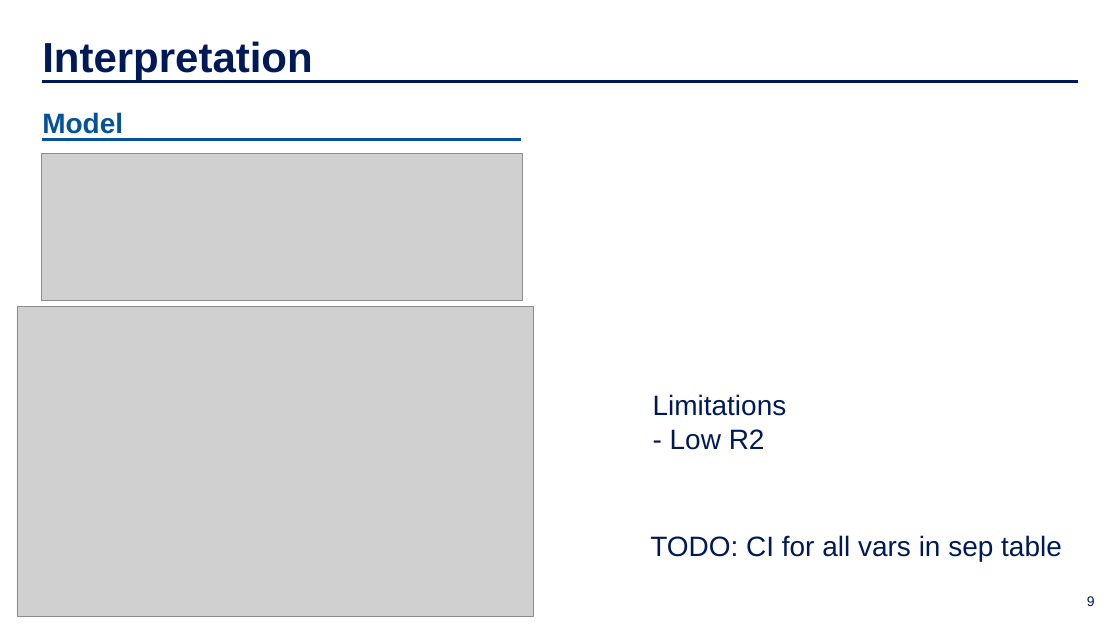
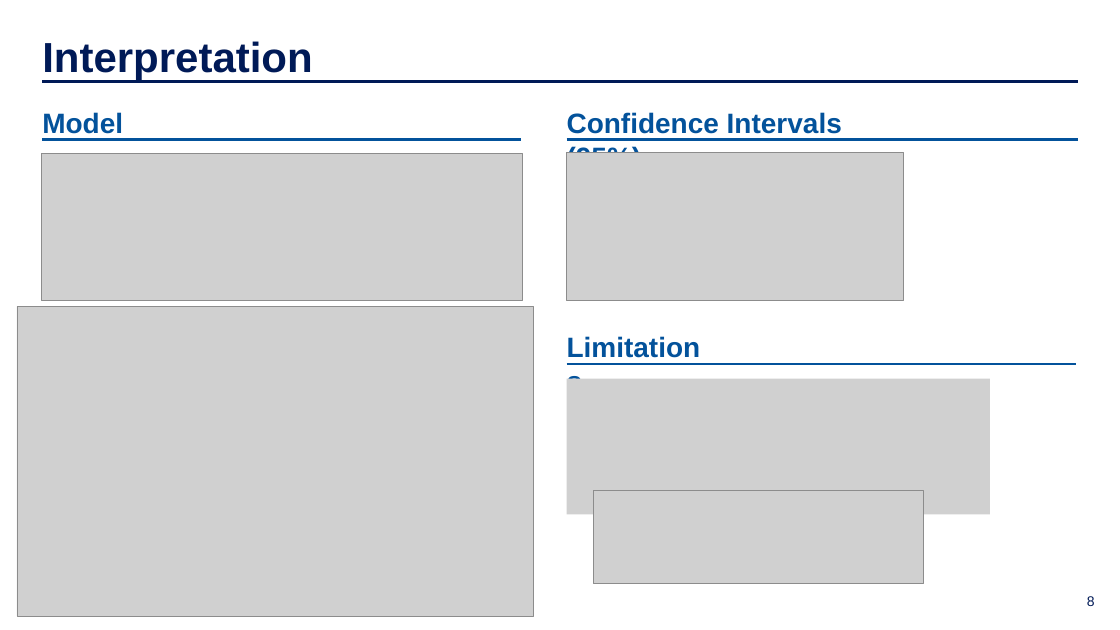
Before and after one commit to IDS-702-F21/team-project-1-effects-of-job-training-on-wages-yellowfellows, a slide deck: slide 8 of Presentation/slide_deck.pptx (slide 9 before the commit). Drawn at 1120x630 pixels with LibreOffice and Linux fonts; fonts in the diff are those of the drawing; grey boxes stand for pictures; background and template pictures are left out. Boxes give left, top, right and bottom in pixels: in the first picture for what was removed or moved away, otherwise in the second. Text is boxed around its words. In the diff, an @@ line names an element or a change of style, - is before the commit and + after.

Commit message:
finish ppt

```diff
--- a/Presentation/slide_deck.pptx
+++ b/Presentation/slide_deck.pptx
@@ text added at (x1=567, y1=112, x2=842, y2=153), 24 pt, text #03529B, bold @@
+Confidence Intervals (95%)
@@ line added from (567, 139) to (1078, 139), #03529B 2.25 pt @@
@@ picture added at (x1=567, y1=152, x2=905, y2=300) @@
@@ text added at (x1=567, y1=329, x2=715, y2=363), 24 pt, text #03529B, bold @@
+Limitations
@@ line added from (567, 364) to (1076, 364), #03529B 2.25 pt @@
@@ picture added at (x1=567, y1=379, x2=991, y2=515) @@
@@ text removed at (x1=653, y1=394, x2=787, y2=450) @@
-Limitations
-- Low R2
@@ picture added at (x1=593, y1=490, x2=923, y2=584) @@
@@ text removed at (x1=650, y1=535, x2=1062, y2=561) @@
-TODO: CI for all vars in sep table
```
Also in this commit, not shown: 1 slide added, 2 slides removed.
